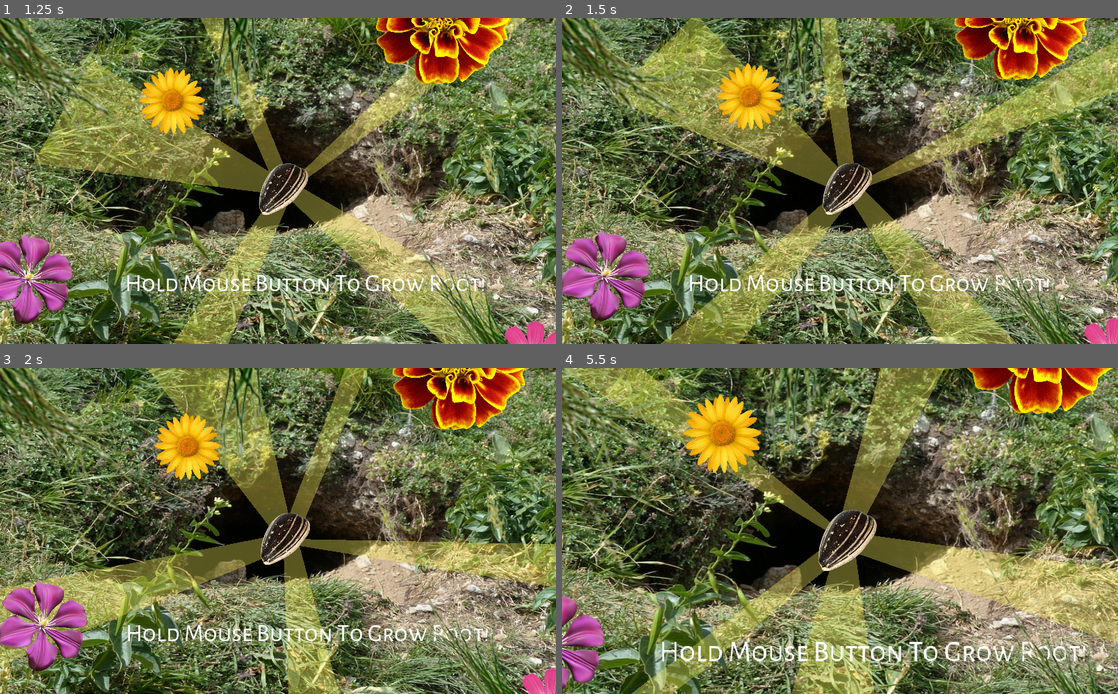
Above: before the commit, frames 1-4 (two rows, left to right).
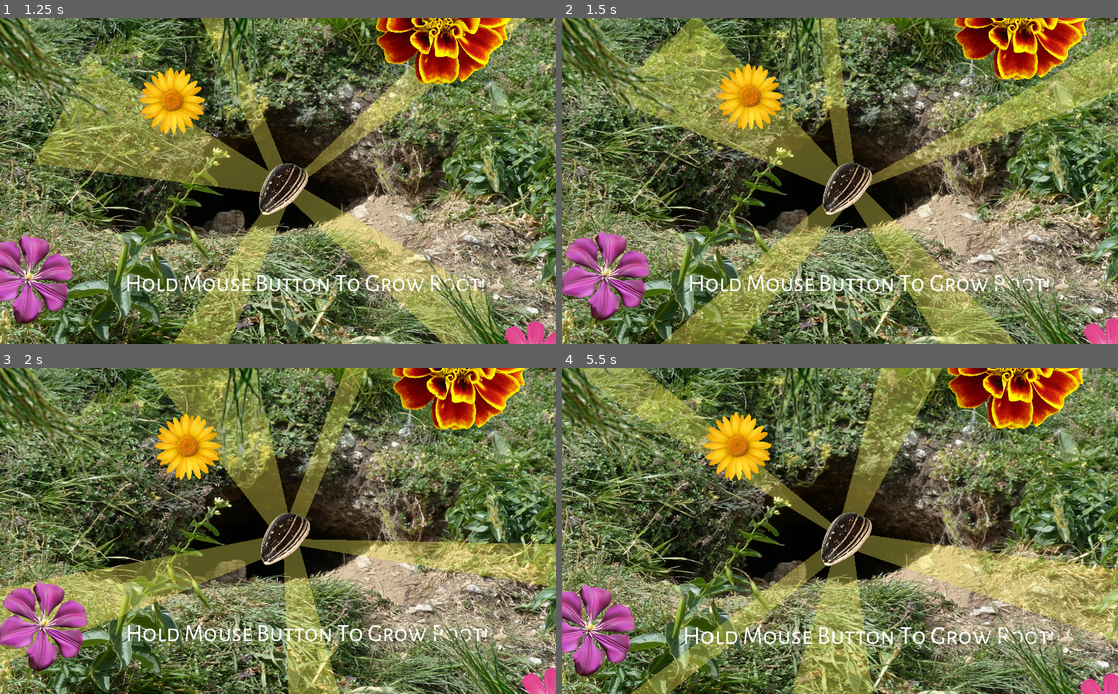
Above: after the commit, the same moments.

Repository: EiZi233/ProjectRootGG
Game: Godot game, scene res://main.tscn
Same seed, same stepped clock (60 frames per second), same inputs: the game is played once before the commit and once after it. Sound files missing from this copy of the repository are replaced by a short silence.
Inputs (mouse positions are in pixels of both pictures, inside the frame that each line leads up to):
- Up to frame 1 (1.25 s): move the mouse to (400, 164) at 0.52 s; click (400, 164) at 0.67 s
- Up to frame 2 (1.5 s): move the mouse to (728, 197) at 1.27 s; click (728, 197) at 1.42 s
- Up to frame 3 (2 s): no input
- Up to frame 4 (5.5 s): move the mouse to (895, 459) at 2.02 s; click (895, 459) at 2.17 s; move the mouse to (812, 596) at 2.77 s; click (812, 596) at 2.92 s; move the mouse to (1006, 579) at 3.52 s; click (1006, 579) at 3.67 s; move the mouse to (673, 482) at 4.27 s; click (673, 482) at 4.42 s; move the mouse to (867, 531) at 5.02 s; click (867, 531) at 5.17 s

Frame 1 is identical in both runs. In frame 2, 2.9% of the frame differs, in the area x 0-100%, y 0-100%; in frame 3, 4.9%; in frame 4, 73%.

Commit message:
update clikc

Diff:
--- a/main.gd
+++ b/main.gd
@@ -8,20 +8,24 @@
 var delay = 0
 var end = false
 var temp = 0
-
+var stoping = false
+var in_tween
 func _ready():
 	pass # Replace with function body.
 
 func _input(event):
 	if event is InputEventMouseButton:
 		#zoomspeed = 0.999
-		if Input.is_mouse_button_pressed(1):
-			holding = true
-			$AudioStreamPlayer.play(temp)
-			var tween = create_tween().set_trans(Tween.TRANS_CUBIC)
-			tween.tween_property(self, "zoomspeed", 0.995, 3)
-		else:
-			temp = $AudioStreamPlayer.get_playback_position( )
+		if event.button_index == BUTTON_LEFT:
+			if Input.is_mouse_button_pressed(1):
+				holding = true
+				$AudioStreamPlayer.play(temp)
+				in_tween = create_tween().set_trans(Tween.TRANS_CUBIC)
+				in_tween.tween_property(self, "zoomspeed", 0.995, 3)
+			else:
+				if in_tween:
+					in_tween.kill()
+				temp = $AudioStreamPlayer.get_playback_position( )
 
 func end():
 	$Timer.start()
@@ -57,7 +61,7 @@
 	elif(holding == true and not end):
 		#holding = false
 		if zooming:
-			zoomspeed = lerp(zoomspeed,0.999,0.1)
+			zoomspeed = lerp(zoomspeed,0.999,0.05)
 
 			$Camera2D.zoom *= zoomspeed
 			$AudioStreamPlayer.volume_db -= 1
@@ -65,14 +69,14 @@
 			if zoomspeed > 0.998:
 				holding = false
 				$AudioStreamPlayer.playing = false
-				$AudioStreamPlayer.volume_db = -80
+				$AudioStreamPlayer.volume_db = 0
 		else:
 			$AudioStreamPlayer.volume_db -= 1
-			zoomspeed = lerp(zoomspeed,0.999,0.1)
+			zoomspeed = lerp(zoomspeed,0.999,0.05)
 			$ParallaxBackground/ParallaxLayer4/node/Light.scale /= zoomspeed
 			if zoomspeed > 0.998:
 				$AudioStreamPlayer.playing = false
-				$AudioStreamPlayer.volume_db = -80
+				$AudioStreamPlayer.volume_db = 0
 				holding = false
 
 
Renamed: deploy/project rootGG.apple-touch-icon.png -> docs/index.apple-touch-icon.png
Renamed: deploy/project rootGG.icon.png -> docs/index.icon.png
Renamed: deploy/project rootGG.png -> docs/index.png
Not shown, changed: export_presets.cfg
Not shown, removed: deploy/project rootGG.audio.worklet.js
Not shown, removed: deploy/project rootGG.html
Not shown, removed: deploy/project rootGG.js
Not shown, changed: deploy/project rootGG.pck
Not shown, changed: deploy/project rootGG.wasm
Not shown, added: docs/index.audio.worklet.js
Not shown, added: docs/index.html
Not shown, added: docs/index.js
(and 2 more such lines)
